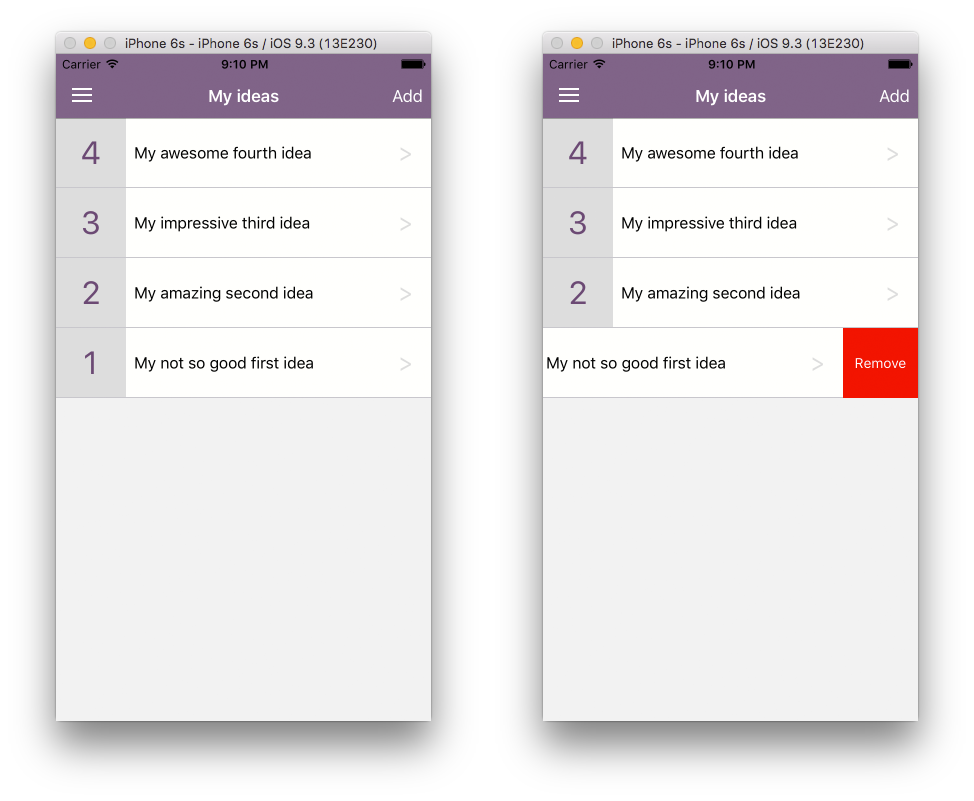
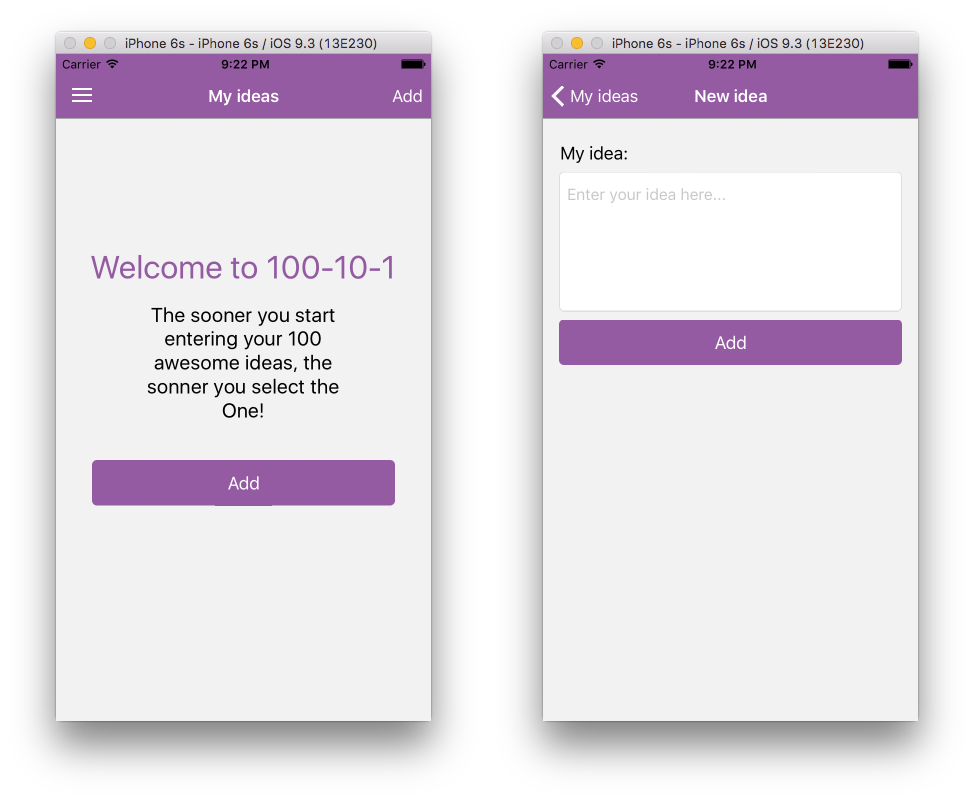
Two versions of the same layered image (974x801). Layer-by-layer changes:
added layer "Screen Shot 2016-05-02 at 21.22.26" above "Screen Shot 2016-05-02 at 21.22.57" over box(543, 54, 918, 398)
added layer "Screen Shot 2016-05-02 at 21.22.57" above "Screen Shot 2016-04-21 at 21.10.36" over box(56, 54, 431, 506)
hid "Screen Shot 2016-04-21 at 21.10.36" over box(543, 54, 918, 398)
hid "Screen Shot 2016-04-21 at 21.10.00" over box(56, 54, 431, 506)
